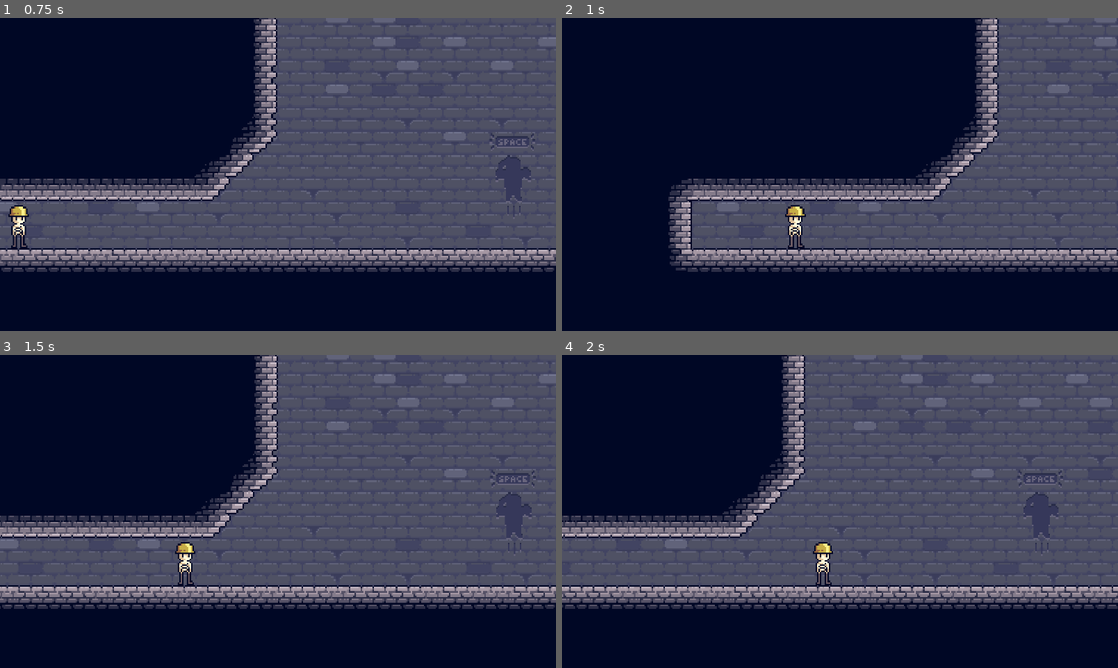
Above: before the commit, frames 1-4 (two rows, left to right).
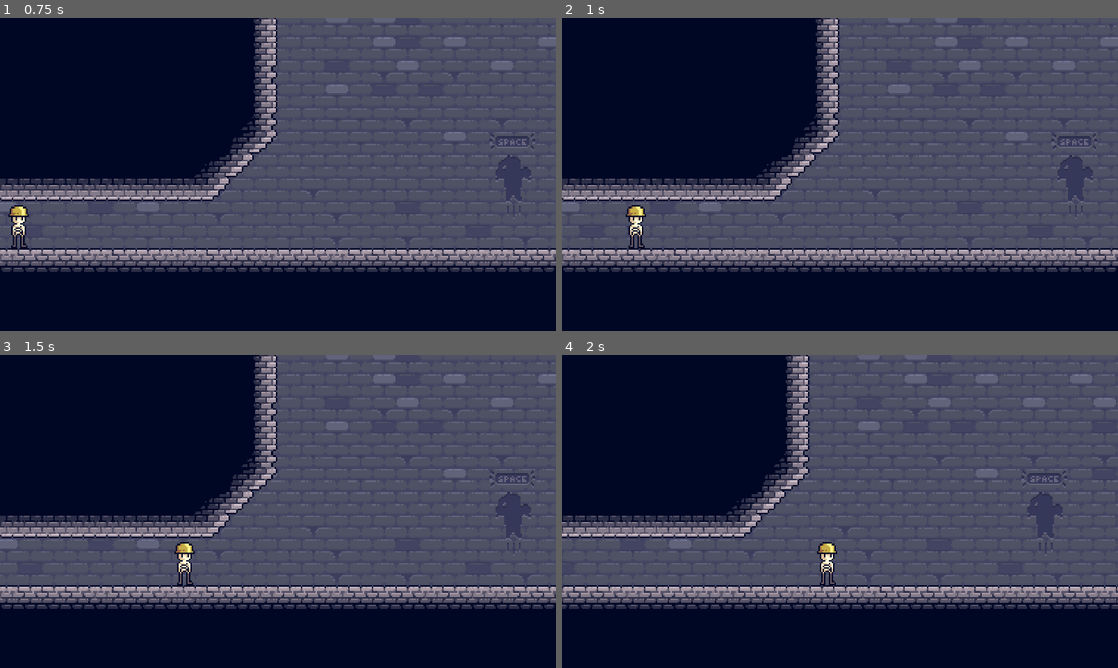
Above: after the commit, the same moments.

Repository: Lukko-Digital/You-Made-The-Dungeon
Game: Godot game, scene res://levels/level_1.tscn
Same seed, same stepped clock (60 frames per second), same inputs: the game is played once before the commit and once after it. This scene is started directly instead of the project's main scene. The engine's default icon, where the game draws it, is replaced by a stand-in: a white triangle on a blue panel in a dark square.
Inputs:
- Up to frame 1 (0.75 s): tap Enter at 0.5 s; hold D (right) from 0.53 s (still down); tap E (interact) at 0.6 s
- Up to frame 2 (1 s): keep holding D (right); tap Space (jump) at 0.77 s
- Up to frame 3 (1.5 s): keep holding D (right); tap E (interact) at 1.35 s
- Up to frame 4 (2 s): keep holding D (right); tap Space (jump) at 1.52 s

Frame 1 is identical in both runs. In frame 2, 28% of the frame differs, in the area x 0-100%, y 0-82%; in frame 3, 2.2%; in frame 4, 7.2%.
Error in both runs: Invalid assignment of property or key 'parameters/conditions/not_shot' with value of type 'bool' on a base object of type 'AnimationTree'. (res://scripts/playe…

Commit message:
add camera smooth enable collider

Diff:
--- a/levels/level_1.tscn
+++ b/levels/level_1.tscn
@@ -7,6 +7,10 @@
 
 [sub_resource type="RectangleShape2D" id="RectangleShape2D_rxiyh"]
 size = Vector2(14, 27)
+
+[sub_resource type="WorldBoundaryShape2D" id="WorldBoundaryShape2D_wuwo1"]
+normal = Vector2(-1, 0)
+distance = 1.41421
 
 [sub_resource type="TileSetAtlasSource" id="TileSetAtlasSource_hp7nu"]
 texture = ExtResource("2_3pk5m")
@@ -1462,12 +1466,14 @@
 
 [node name="Node2D" type="Node2D"]
 
-[node name="player" parent="." instance=ExtResource("1_2c08x")]
+[node name="LevelEssentials" type="Node2D" parent="."]
+
+[node name="player" parent="LevelEssentials" instance=ExtResource("1_2c08x")]
 z_index = 5
 position = Vector2(-313, -18)
 collision_mask = 10
 
-[node name="Camera2D" type="Camera2D" parent="player"]
+[node name="Camera2D" type="Camera2D" parent="LevelEssentials/player"]
 position = Vector2(21, -34)
 zoom = Vector2(5.092, 5.092)
 limit_left = -300
@@ -1482,17 +1488,22 @@
 editor_draw_limits = true
 script = ExtResource("2_8c2v1")
 
-[node name="EnableSmoothTimer" type="Timer" parent="player/Camera2D"]
-
-[node name="NPCDialogueCollider" type="Area2D" parent="player"]
+[node name="NPCDialogueCollider" type="Area2D" parent="LevelEssentials/player"]
 position = Vector2(0, 14)
 collision_mask = 9
 
-[node name="CollisionShape2D" type="CollisionShape2D" parent="player/NPCDialogueCollider"]
+[node name="CollisionShape2D" type="CollisionShape2D" parent="LevelEssentials/player/NPCDialogueCollider"]
 position = Vector2(0, 2.5)
 shape = SubResource("RectangleShape2D_rxiyh")
 
-[node name="TileMap" type="TileMap" parent="."]
+[node name="SmoothEnablePoint" type="Area2D" parent="LevelEssentials"]
+position = Vector2(0, 4)
+
+[node name="CollisionShape2D" type="CollisionShape2D" parent="LevelEssentials/SmoothEnablePoint"]
+position = Vector2(-123, 5)
+shape = SubResource("WorldBoundaryShape2D_wuwo1")
+
+[node name="TileMap" type="TileMap" parent="LevelEssentials"]
 tile_set = SubResource("TileSet_3dud5")
 format = 2
 layer_0/name = "bg"
@@ -1519,7 +1530,6 @@
 layer_3/z_index = 10
 layer_3/tile_data = PackedInt32Array()
 
-[node name="ui" parent="." instance=ExtResource("3_02ns2")]
-visible = false
+[node name="ui" parent="LevelEssentials" instance=ExtResource("3_02ns2")]
 
-[connection signal="timeout" from="player/Camera2D/EnableSmoothTimer" to="player/Camera2D" method="_on_enable_smooth_timer_timeout"]
+[connection signal="body_entered" from="LevelEssentials/SmoothEnablePoint" to="LevelEssentials/player/Camera2D" method="_on_smooth_enable_point_body_entered"]
--- a/scripts/PlayerCamera.gd
+++ b/scripts/PlayerCamera.gd
@@ -4,12 +4,7 @@
 # Called when the node enters the scene tree for the first time.
 func _ready():
 	self.limit_smoothed = false
-	$EnableSmoothTimer.start(1)
 
-# Called every frame. 'delta' is the elapsed time since the previous frame.
-#func _process(delta):
-#	pass
-
-func _on_enable_smooth_timer_timeout():
-	self.limit_smoothed = true
-	print("1")
+func _on_smooth_enable_point_body_entered(body):
+	if body.name == 'player':
+		self.limit_smoothed = true
Not shown: 1 places in levels/level_1.tscn that only renumber resources
